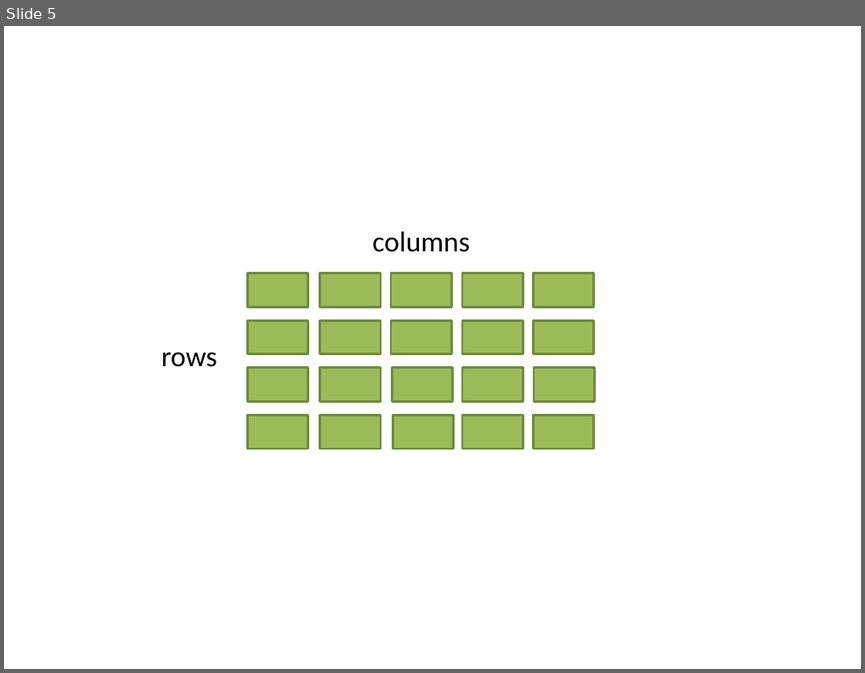
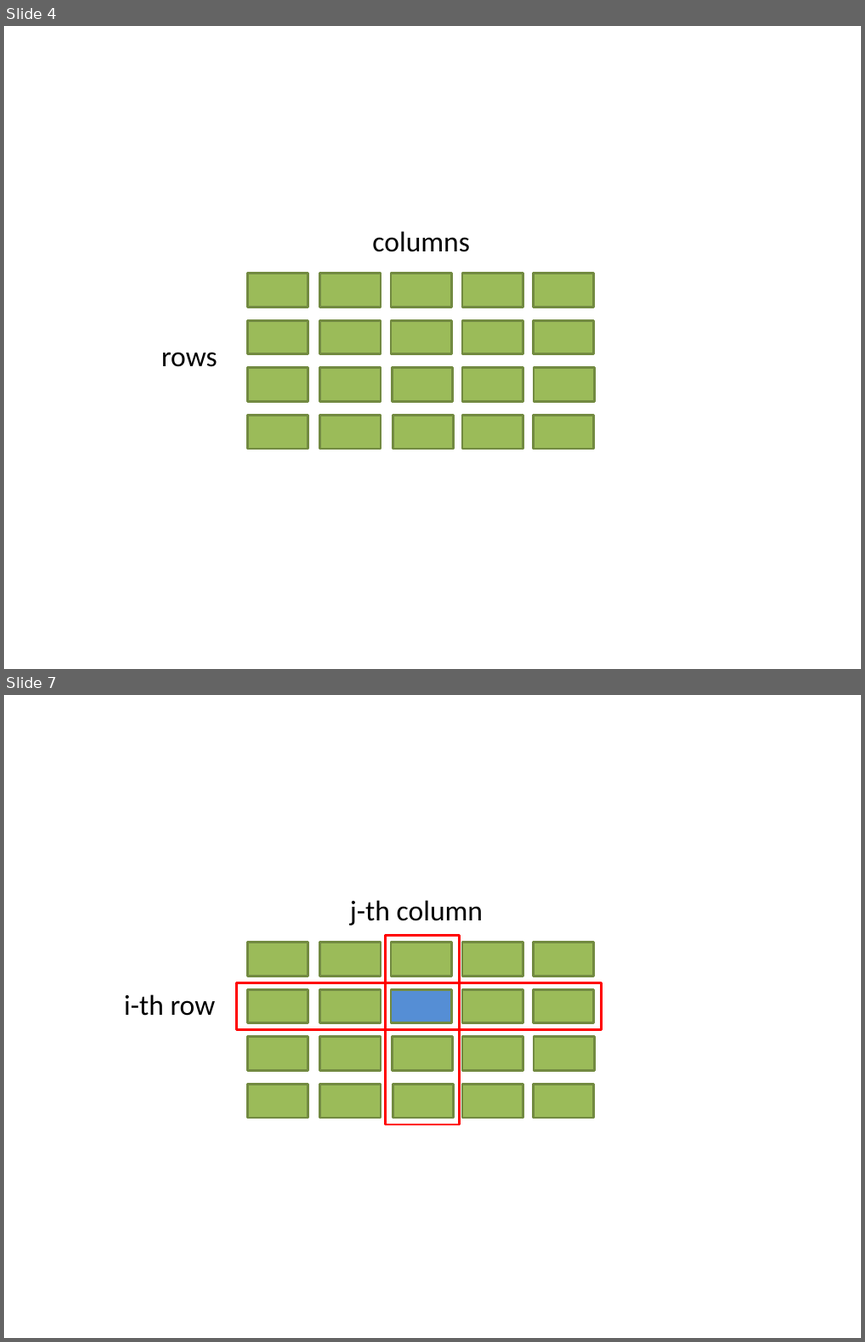
Before and after one commit to dboyliao/MLDM_RBasic, a slide deck: appendix/genImagesExamples.pptx. Shown one above the other, each under a label of ours: slide 5 before the commit, slides 4 and 7 after it; the slides between them are not shown. The pictures are 865x673 and 865x1342 pixels, drawn with LibreOffice and Linux fonts; fonts in the diff are those of the drawing. Boxes give left, top, right and bottom in pixels: in the first picture for what was removed or moved away, otherwise in the second. Text is boxed around its words. In the diff, an @@ line names an element or a change of style, - is before the commit and + after.

```diff
--- a/appendix/genImagesExamples.pptx
+++ b/appendix/genImagesExamples.pptx
@@ slide 7 added at box(4, 695, 861, 1338), background #FFFFFF @@
@@ text added at box(350, 900, 483, 925), 24 pt, text #000000 @@
+j-th column
@@ rectangle added at box(247, 941, 308, 975), fill #9BBB59, outline #738A42 2 pt @@
@@ rectangle added at box(320, 941, 381, 975), fill #9BBB59, outline #738A42 2 pt @@
@@ rectangle added at box(386, 936, 460, 1124), outline #FF0000 2 pt @@
@@ rectangle added at box(391, 941, 451, 975), fill #9BBB59, outline #738A42 2 pt @@
@@ rectangle added at box(462, 941, 523, 975), fill #9BBB59, outline #738A42 2 pt @@
@@ rectangle added at box(533, 941, 594, 975), fill #9BBB59, outline #738A42 2 pt @@
@@ text added at box(124, 994, 216, 1015), 24 pt, text #000000 @@
+i-th row
@@ rectangle added at box(237, 983, 602, 1030), outline #FF0000 2 pt @@
@@ rectangle added at box(247, 990, 308, 1023), fill #9BBB59, outline #738A42 2 pt @@
@@ rectangle added at box(320, 990, 381, 1023), fill #9BBB59, outline #738A42 2 pt @@
@@ rectangle added at box(391, 990, 451, 1023), fill #558ED5, outline #738A42 2 pt @@
@@ rectangle added at box(462, 990, 523, 1023), fill #9BBB59, outline #738A42 2 pt @@
@@ rectangle added at box(533, 990, 594, 1023), fill #9BBB59, outline #738A42 2 pt @@
@@ rectangle added at box(247, 1037, 308, 1071), fill #9BBB59, outline #738A42 2 pt @@
@@ rectangle added at box(320, 1037, 381, 1071), fill #9BBB59, outline #738A42 2 pt @@
@@ rectangle added at box(392, 1037, 453, 1071), fill #9BBB59, outline #738A42 2 pt @@
@@ rectangle added at box(462, 1037, 523, 1071), fill #9BBB59, outline #738A42 2 pt @@
@@ rectangle added at box(534, 1037, 595, 1071), fill #9BBB59, outline #738A42 2 pt @@
@@ rectangle added at box(247, 1084, 308, 1117), fill #9BBB59, outline #738A42 2 pt @@
@@ rectangle added at box(320, 1084, 381, 1117), fill #9BBB59, outline #738A42 2 pt @@
@@ rectangle added at box(393, 1084, 454, 1117), fill #9BBB59, outline #738A42 2 pt @@
@@ rectangle added at box(462, 1084, 523, 1117), fill #9BBB59, outline #738A42 2 pt @@
@@ rectangle added at box(533, 1084, 594, 1117), fill #9BBB59, outline #738A42 2 pt @@
@@ what was slide 5 is now slide 4 @@
```
Also in this commit, not shown: 12 other slides added, 1 slide removed, 18 other files.
